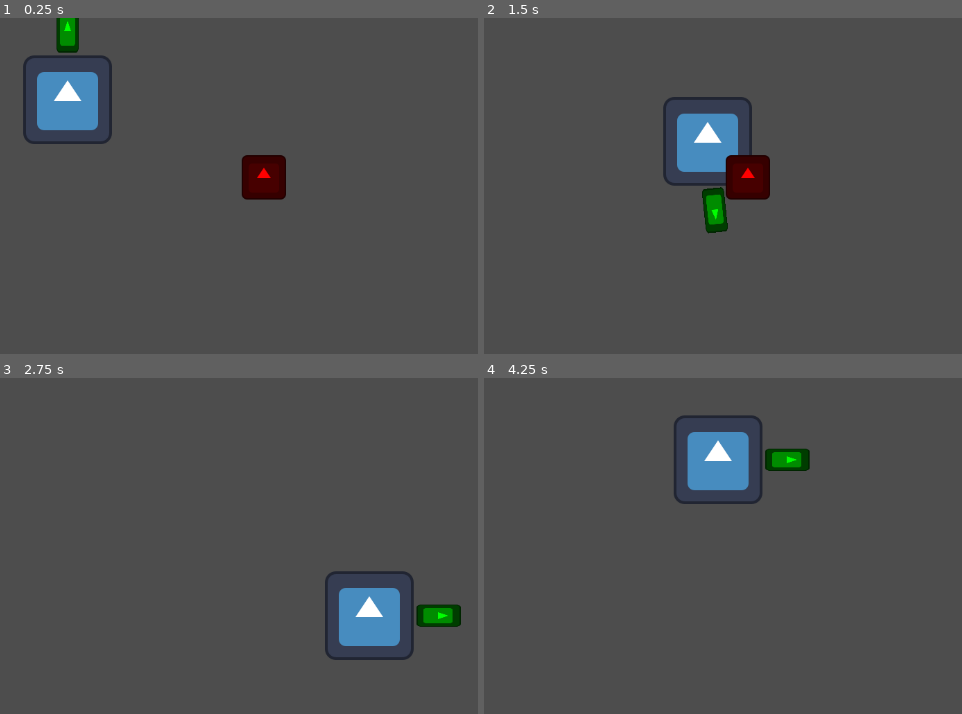
Above: before the commit, frames 1-4 (two rows, left to right).
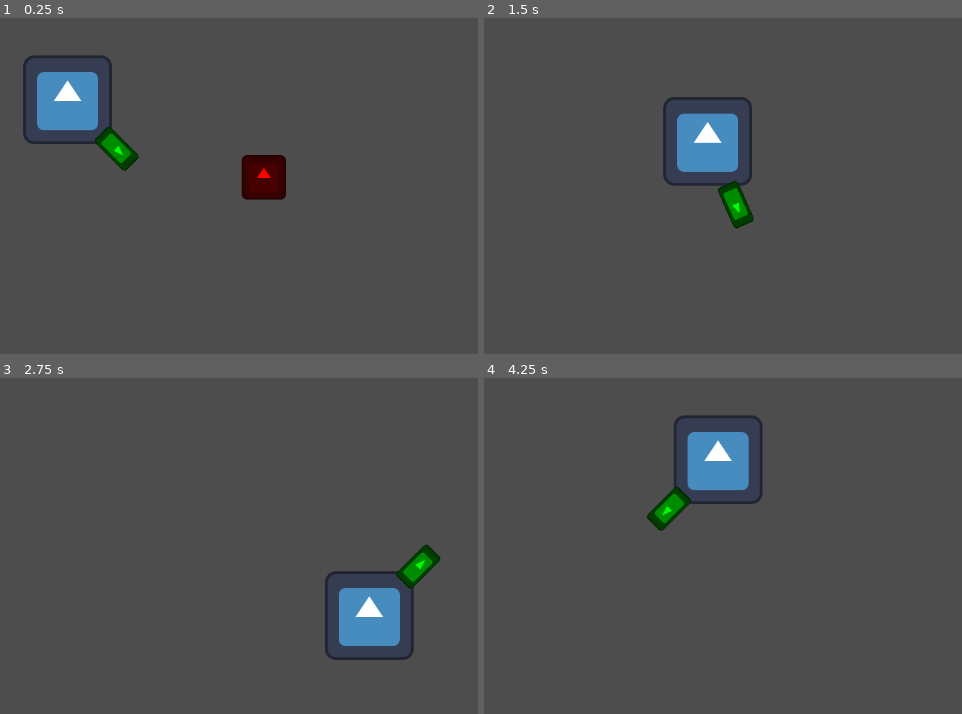
Above: after the commit, the same moments.

Repository: TRushton95/Aberration
Game: Godot game, scene res://game/game.tscn
Two runs of this game, one before a commit and one after it. Both use one fixed random seed, a clock stepped at 60 frames per second and the inputs below. The engine's default icon, where the game draws it, is replaced by a stand-in: a white triangle on a blue panel in a dark square.
Inputs:
- Up to frame 1 (0.25 s): no input
- Up to frame 2 (1.5 s): tap Enter (attack) at 0.5, 0.6, 1.35 s; hold D (move_right) 0.53-1.28 s; hold S (move_down) from 1.28 s (still down)
- Up to frame 3 (2.75 s): release S (move_down) at 2.03 s; hold D (move_right) from 2.03 s (still down); tap Enter (attack) at 2.1 s
- Up to frame 4 (4.25 s): release D (move_right) at 2.78 s; hold W (move_up) 2.78-3.53 s; tap Enter (attack) at 2.85, 3.6 s; hold A (move_left) from 3.53 s (still down)

The runs differ from the first frame. In frame 1, 1.1% of the frame differs, in the area x 11-30%, y 0-46%; in frame 2, 2.2%, in the area x 45-60%, y 40-64%; in frame 3, 1.2%; in frame 4, 1.2%.

Commit message:
Add directional sword attacks

Diff:
--- /dev/null
+++ b/src/game/entities/components/direction_component/direction_component.gd
@@ -0,0 +1,70 @@
+extends Node
+class_name DirectionComponent
+
+signal direction_changed(direction: Enums.Direction)
+
+@export var _parent : CharacterBody2D
+
+var _direction : Enums.Direction = Enums.Direction.UP
+var _animation_suffix_lookup : Dictionary = {
+	Enums.Direction.UP: "_up",
+	Enums.Direction.DOWN: "_down",
+	Enums.Direction.LEFT: "_left",
+	Enums.Direction.RIGHT: "_right"
+}
+
+
+func _process(_delta: float) -> void:
+	if _parent == null || _parent.velocity == Vector2.ZERO:
+		return
+
+	var direction = Enums.Direction.DOWN
+	var angle_deg = snapped(rad_to_deg(_parent.velocity.angle()), 1)
+
+	if angle_deg > 45 && angle_deg < 135:
+		direction = Enums.Direction.DOWN
+	elif angle_deg >= 135 || angle_deg <= -135:
+		direction = Enums.Direction.LEFT
+	elif angle_deg > -135 && angle_deg < -45:
+		direction = Enums.Direction.UP
+	else:
+		direction = Enums.Direction.RIGHT
+
+	_set_direction(direction)
+
+
+func get_animation_suffix() -> String:
+	var result : String = ""
+
+	if _animation_suffix_lookup.has(_direction):
+		result = _animation_suffix_lookup[_direction]
+
+	return result
+
+
+func get_direction() -> Enums.Direction:
+	return _direction
+
+
+func get_angle() -> Vector2:
+	var result : Vector2 = Vector2.DOWN
+
+	match _direction:
+		Enums.Direction.UP:
+			result = Vector2.UP
+		Enums.Direction.DOWN:
+			result = Vector2.DOWN
+		Enums.Direction.LEFT:
+			result = Vector2.LEFT
+		Enums.Direction.RIGHT:
+			result = Vector2.RIGHT
+
+	return result
+
+
+func _set_direction(direction: Enums.Direction) -> void:
+	if _direction == direction:
+		return
+
+	_direction = direction
+	direction_changed.emit(_direction)
--- /dev/null
+++ b/src/game/entities/components/direction_component/direction_component.tscn
@@ -0,0 +1,6 @@
+[gd_scene load_steps=2 format=3 uid="uid://d0l121p6rnfsl"]
+
+[ext_resource type="Script" uid="uid://cp5x6fc1arjhx" path="res://game/entities/components/direction_component/direction_component.gd" id="1_r4l8q"]
+
+[node name="DirectionComponent" type="Node"]
+script = ExtResource("1_r4l8q")
--- a/src/game/entities/player/player.gd
+++ b/src/game/entities/player/player.gd
@@ -1,5 +1,7 @@
 extends Entity
 class_name Player
+
+@export var _direction_component : DirectionComponent
 
 @onready var _weapon : Weapon = $Sword
 
@@ -15,3 +17,11 @@
 
 	velocity = Vector2(x_movement, y_movement).normalized() * _move_speed
 	move_and_slide()
+
+
+func get_direction_component() -> DirectionComponent:
+	return _direction_component
+
+
+func _on_direction_component_direction_changed(direction: Enums.Direction) -> void:
+	pass # Replace with function body.
--- a/src/game/entities/player/player.tscn
+++ b/src/game/entities/player/player.tscn
@@ -1,16 +1,18 @@
-[gd_scene load_steps=6 format=3 uid="uid://bee8iw7q7gjo7"]
+[gd_scene load_steps=7 format=3 uid="uid://bee8iw7q7gjo7"]
 
 [ext_resource type="Script" uid="uid://no8lrb1ai6n8" path="res://game/entities/player/player.gd" id="1_gqtae"]
 [ext_resource type="Texture2D" uid="uid://4dlsvhsi0ihf" path="res://icon.svg" id="2_x4rrl"]
 [ext_resource type="PackedScene" uid="uid://cdljd7oi2oo3d" path="res://game/entities/weapons/sword/sword.tscn" id="3_x4rrl"]
 [ext_resource type="PackedScene" uid="uid://1xiwrwtqv3y7" path="res://game/entities/components/health_vital/health_vital.tscn" id="4_cjfdk"]
+[ext_resource type="PackedScene" uid="uid://d0l121p6rnfsl" path="res://game/entities/components/direction_component/direction_component.tscn" id="5_oic1i"]
 
 [sub_resource type="RectangleShape2D" id="RectangleShape2D_cjfdk"]
 size = Vector2(112, 112)
 
-[node name="Player" type="CharacterBody2D"]
+[node name="Player" type="CharacterBody2D" node_paths=PackedStringArray("_direction_component")]
 collision_mask = 0
 script = ExtResource("1_gqtae")
+_direction_component = NodePath("DirectionComponent")
 
 [node name="Sprite2D" type="Sprite2D" parent="."]
 texture = ExtResource("2_x4rrl")
@@ -23,3 +25,8 @@
 _owner = NodePath("..")
 
 [node name="HealthVital" parent="." instance=ExtResource("4_cjfdk")]
+
+[node name="DirectionComponent" parent="." node_paths=PackedStringArray("_parent") instance=ExtResource("5_oic1i")]
+_parent = NodePath("..")
+
+[connection signal="direction_changed" from="DirectionComponent" to="." method="_on_direction_component_direction_changed"]
--- a/src/game/entities/weapons/sword/sword.gd
+++ b/src/game/entities/weapons/sword/sword.gd
@@ -4,10 +4,21 @@
 const ATTACK_DISTANCE : int = 100
 
 @export var _damage : float = 50.0
+@export var _sweep_angle_rads : float = TAU / 4
 
 @onready var _hurtbox : Area2D = $Hurtbox
 
 var _attack_progress_s : float = -1.0
+var _facing : Vector2 = Vector2.DOWN
+var _render_facing : Vector2 = Vector2.DOWN
+
+
+func _on_owner_direction_changed(_drection: Enums.Direction) -> void:
+	_facing = _owner.get_direction_component().get_angle()
+
+	if _attack_progress_s == -1.0:
+		_render_facing = _facing
+		_update_position(0)
 
 
 func _on_hurtbox_body_entered(body: Node2D) -> void:
@@ -20,10 +31,18 @@
 
 func _on_fired() -> void:
 	_attack_progress_s = 0.0
+	_render_facing = _facing
 
 	var percentage_progress : float = _attack_progress_s / ATTACK_DURATION_S
 	_update_position(percentage_progress)
 	_hurtbox.monitoring = true
+
+
+func _on_ready() -> void:
+	_update_position(0.0)
+
+	_facing = _owner.get_direction_component().get_angle()
+	_owner.get_direction_component().direction_changed.connect(_on_owner_direction_changed)
 
 
 func _physics_process(delta: float) -> void:
@@ -39,10 +58,12 @@
 		_attack_progress_s = -1.0
 		_update_position(0)
 		_hurtbox.monitoring = false
+		_render_facing = _facing
 
 
 func _update_position(percentage_progress: float) -> void:
-	var angle_rads: float = TAU * percentage_progress
+	var angle_rads: float = (_sweep_angle_rads * percentage_progress) + (TAU / 8) + _render_facing.angle() - (TAU / 4)
 	var direction_from_owner : Vector2 = Vector2.from_angle(angle_rads)
+	rotation = angle_rads + (TAU / 4)
+
 	global_position = _owner.global_position + (direction_from_owner * ATTACK_DISTANCE)
-	rotation = angle_rads + (TAU / 4)
--- a/src/game/entities/weapons/sword/sword.tscn
+++ b/src/game/entities/weapons/sword/sword.tscn
@@ -32,4 +32,5 @@
 debug_color = Color(0.995688, 0, 0.200784, 0.42)
 
 [connection signal="fired" from="." to="." method="_on_fired"]
+[connection signal="ready" from="." to="." method="_on_ready"]
 [connection signal="body_entered" from="Hurtbox" to="." method="_on_hurtbox_body_entered"]
--- a/src/game/entities/weapons/weapon.gd
+++ b/src/game/entities/weapons/weapon.gd
@@ -3,7 +3,7 @@
 
 signal fired
 
-@export var _owner : Node2D
+@export var _owner : Player
 @export var _cooldown_s : float = 1.0
 
 var _cooldown_timer : Timer = Timer.new()
--- /dev/null
+++ b/src/game/global/enums.gd
@@ -0,0 +1,4 @@
+extends RefCounted
+class_name Enums
+
+enum Direction { UP, DOWN, LEFT, RIGHT }
Not shown, added: src/game/entities/components/direction_component/direction_component.gd.uid
Not shown, added: src/game/global/enums.gd.uid
